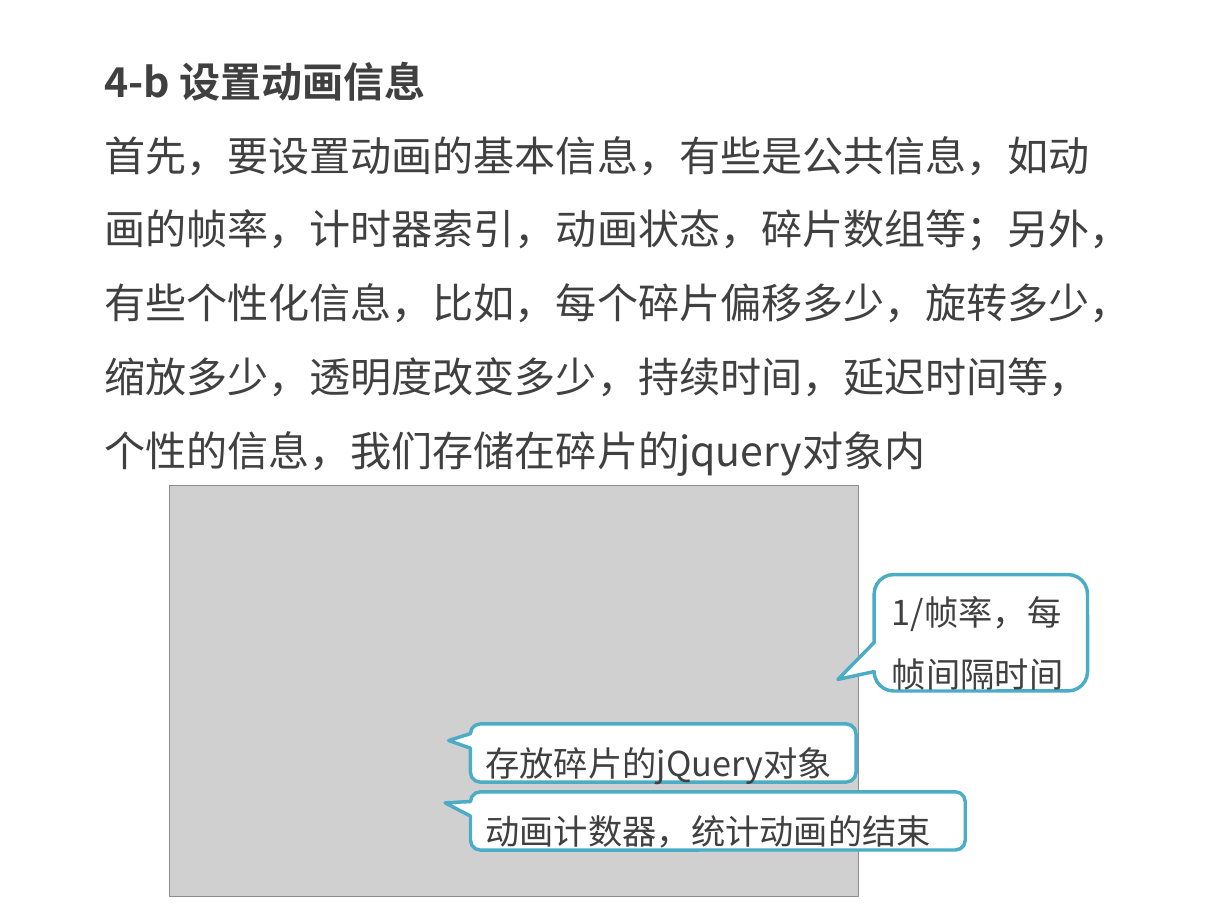
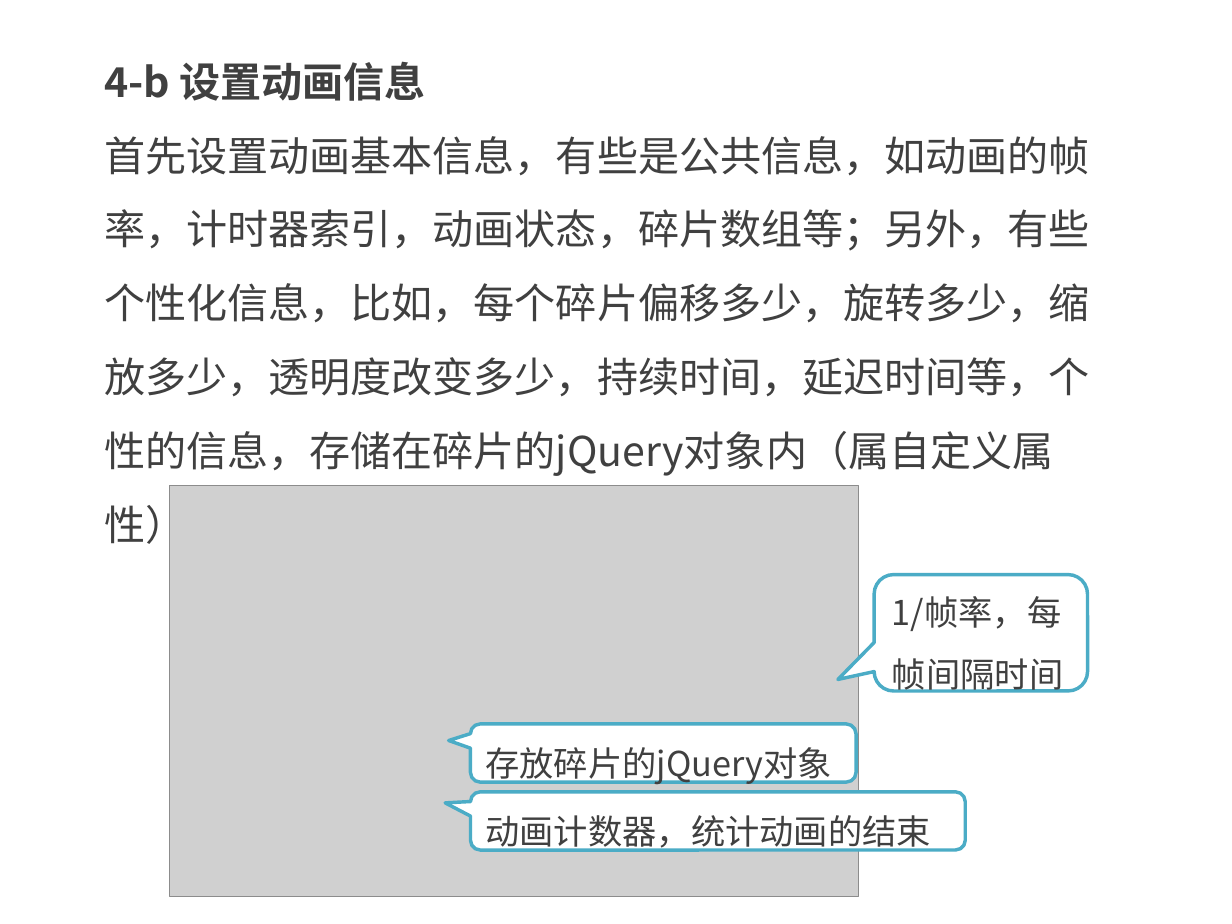
Before and after one commit to kong66/webAni, a slide deck: slide 11 of 20-svg-explode/20.pptx. Drawn at 1232x924 pixels with LibreOffice and Linux fonts; fonts in the diff are those of the drawing; grey boxes stand for pictures. Boxes give left, top, right and bottom in pixels: in the first picture for what was removed or moved away, otherwise in the second. Text is boxed around its words. In the diff, an @@ line names an element or a change of style, - is before the commit and + after.

```diff
--- a/20-svg-explode/20.pptx
+++ b/20-svg-explode/20.pptx
@@ text at [104,136,1090,476]: text changed @@
-首先，要设置动画的基本信息，有些是公共信息，如动画的帧率，计时器索引，动画状态，碎片数组等；另外，有些个性化信息，比如，每个碎片偏移多少，旋转多少，缩放多少，透明度改变多少，持续时间，延迟时间等，个性的信息，我们存储在碎片的jquery对象内
+首先设置动画基本信息，有些是公共信息，如动画的帧率，计时器索引，动画状态，碎片数组等；另外，有些个性化信息，比如，每个碎片偏移多少，旋转多少，缩放多少，透明度改变多少，持续时间，延迟时间等，个性的信息，存储在碎片的jQuery对象内（属自定义属性）
```
Also in this commit, not shown: 30 other slides changed, 1 slide added, 3 other files.
